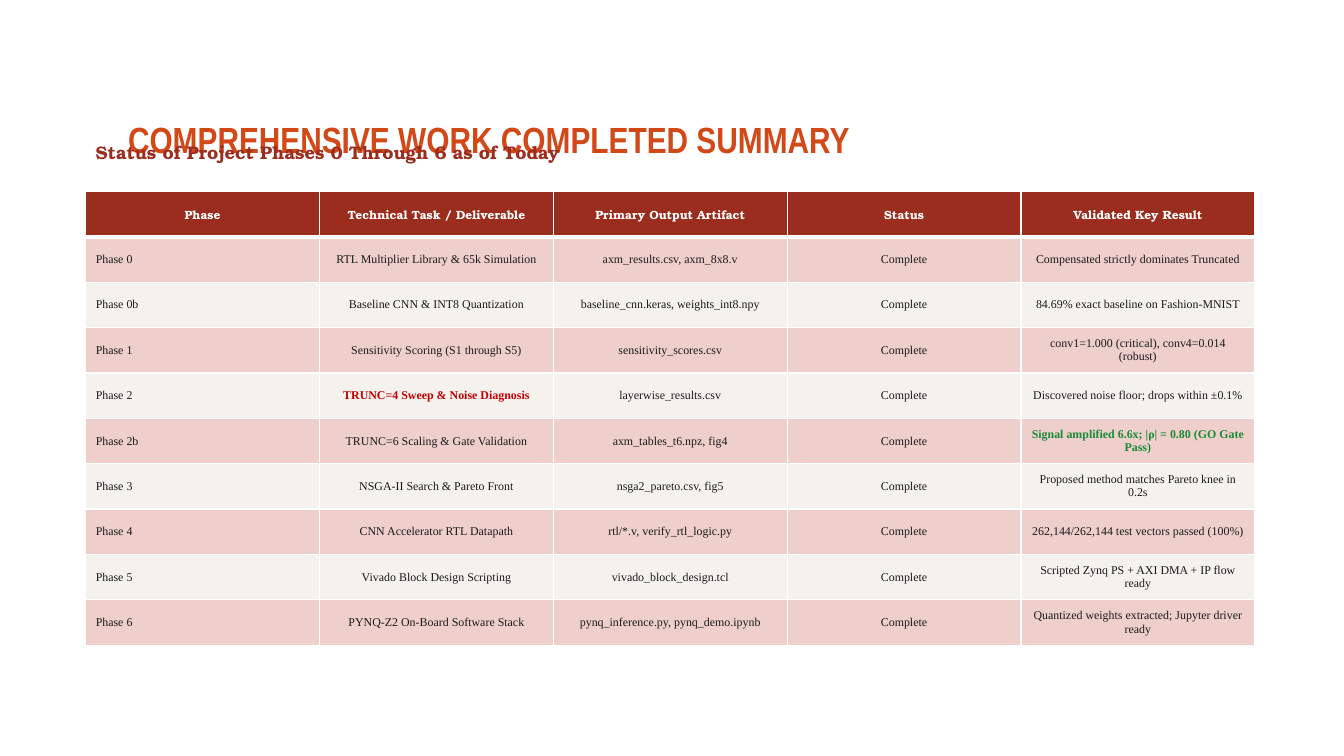
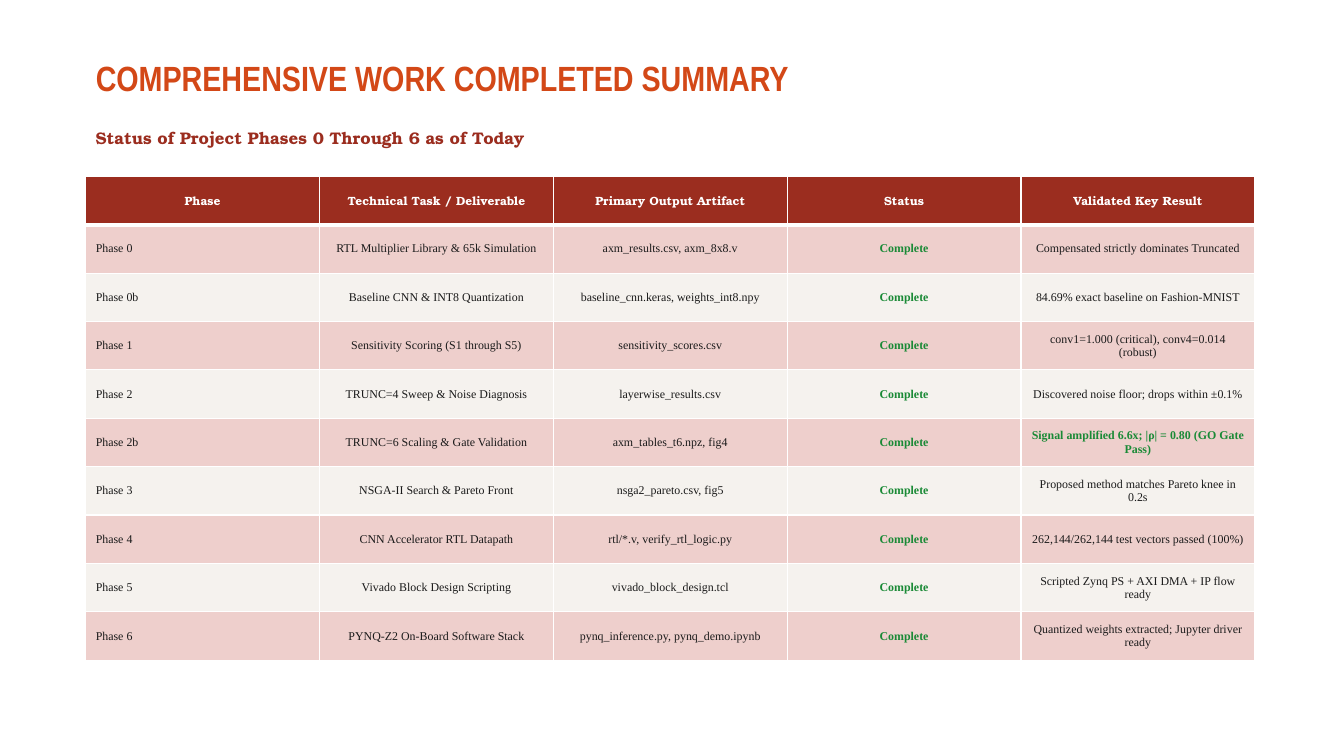
Before and after one commit to ThallapureddyVenkataRamCharanReddy/sensitivity-approx-mult-cnn, a slide deck: slide 16 of Project_Presentation_Complete.pptx. Drawn at 1344x756 pixels with LibreOffice and Linux fonts; fonts in the diff are those of the drawing; background and template pictures are left out. Boxes give left, top, right and bottom in pixels: in the first picture for what was removed or moved away, otherwise in the second. Text is boxed around its words. In the diff, an @@ line names an element or a change of style, - is before the commit and + after.

Commit message:
Fix presentation layout, eliminate duplicate table and shape overlaps across all slides

```diff
--- a/Project_Presentation_Complete.pptx
+++ b/Project_Presentation_Complete.pptx
@@ title "COMPREHENSIVE WORK COMPLETED SUMMARY": place and size @@
-title "COMPREHENSIVE WORK COMPLETED SUMMARY" at <box>128,124,849,160</box>
+title "COMPREHENSIVE WORK COMPLETED SUMMARY" at <box>96,66,789,92</box>
@@ title "COMPREHENSIVE WORK COMPLETED SUMMARY" at <box>96,66,789,92</box>: size 26 to 25 pt @@
@@ text "Status of Project Phases 0 ...": place and size @@
-text "Status of Project Phases 0 ..." at <box>96,140,559,165</box>
+text "Status of Project Phases 0 ..." at <box>96,131,524,148</box>
@@ text "Status of Project Phases 0 ..." at <box>96,131,524,148</box>: size 13 to 12 pt @@
@@ table at <box>86,176,1255,660</box> @@
@@ text colour #1A1A1A to #1A8A36, bold on in "Complete", "Complete", "Complete", "Complete" and 5 more places @@
@@ text colour #C00000 to #1A1A1A, bold off in "TRUNC=4 Sweep & Noise Diagnosis" @@
@@ table: place and size @@
-table at <box>86,192,1255,645</box>
+table at <box>86,176,1255,660</box>
```
Also in this commit, not shown: 19 other slides changed, 1 other file.
